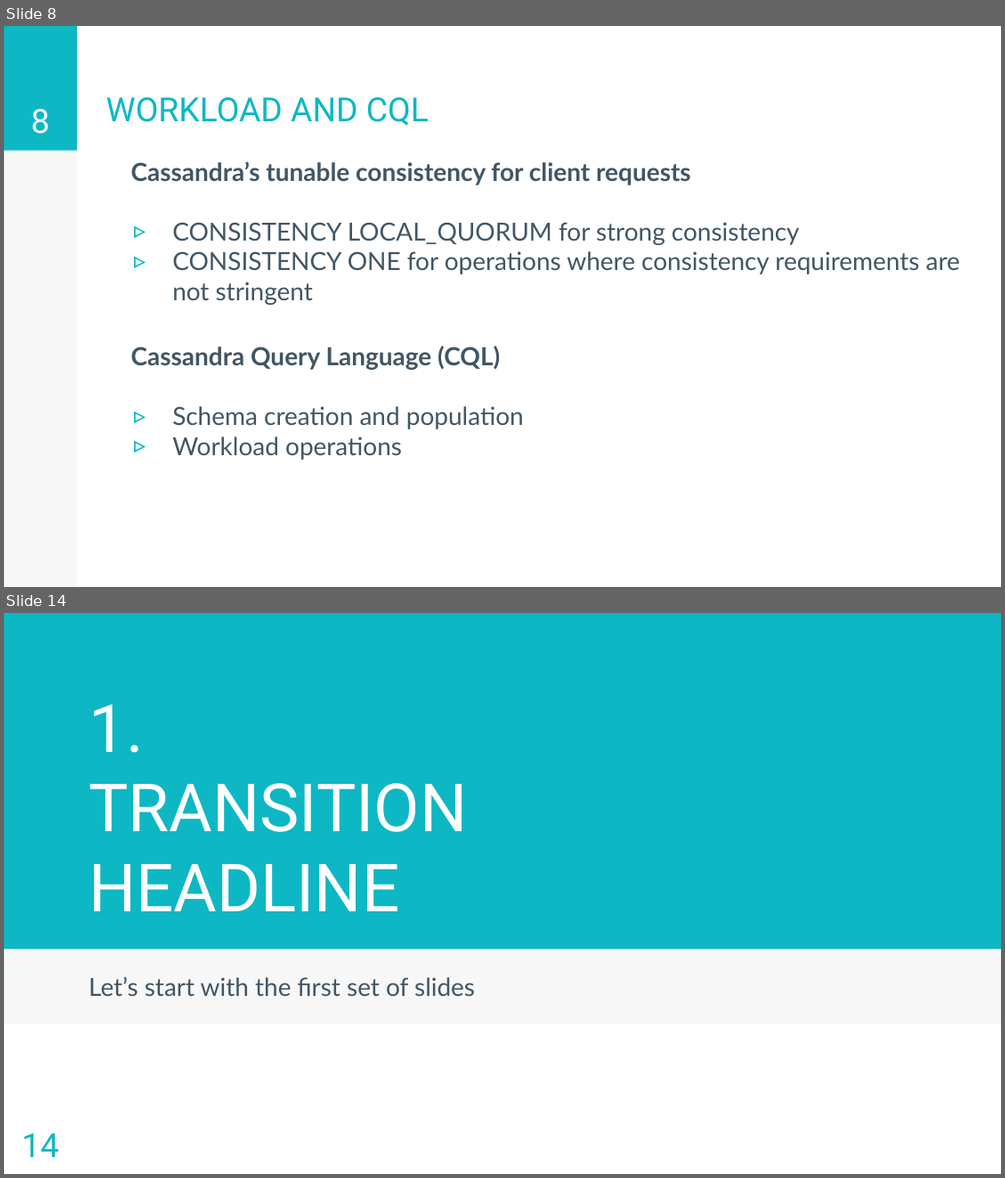
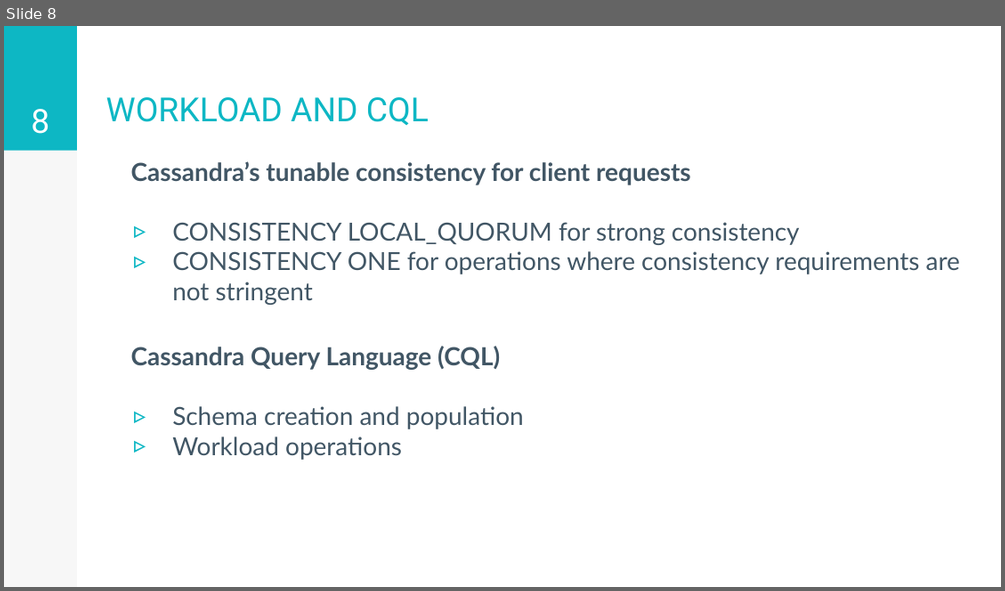
Before and after one commit to stefano-rebora/ADM_Project_2017-2018, a slide deck: documents/presentation.pptx. Shown one above the other, each under a label of ours: slides 8 and 14 before the commit, slide 8 after it; the slides between them are not shown. The pictures are 1005x1178 and 1005x591 pixels, drawn with LibreOffice and Linux fonts; fonts in the diff are those of the drawing. Boxes give left, top, right and bottom in pixels: in the first picture for what was removed or moved away, otherwise in the second. Text is boxed around its words. In the diff, an @@ line names an element or a change of style, - is before the commit and + after.

```diff
--- a/documents/presentation.pptx
+++ b/documents/presentation.pptx
@@ slide 14 removed at (4,613,1001,1174), background #FFFFFF @@
@@ rectangle removed at (4,613,1001,949) @@
@@ title removed at (89,704,467,911) @@
-1.
-TRANSITION HEADLINE
@@ rectangle removed at (4,949,1001,1023) @@
@@ subtitle removed at (89,976,475,996) @@
-Let’s start with the first set of slides
@@ page number removed at (22,1133,59,1157) @@
-14
```
Also in this commit, not shown: 3 slides changed, 27 other slides removed, 4 other files.
